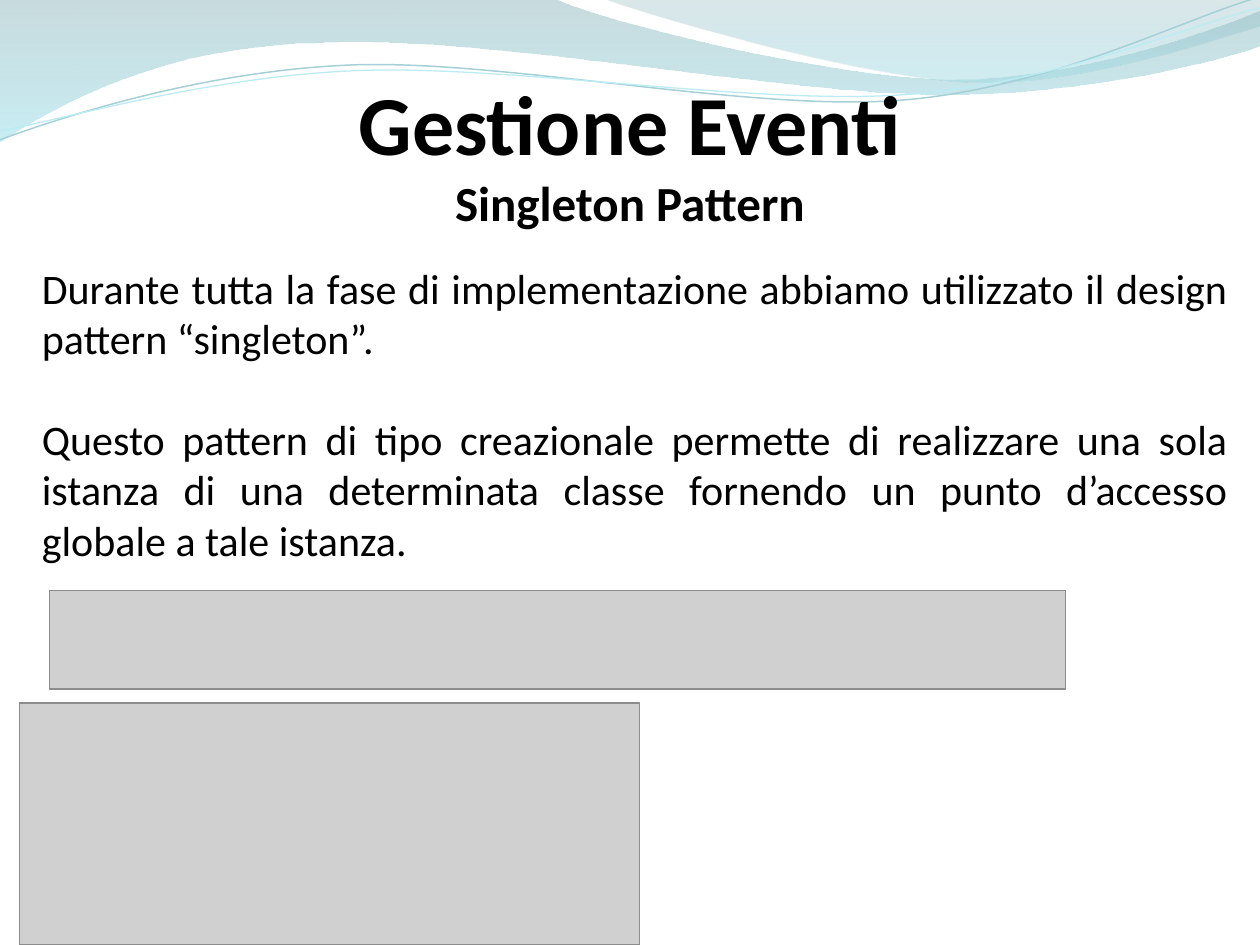
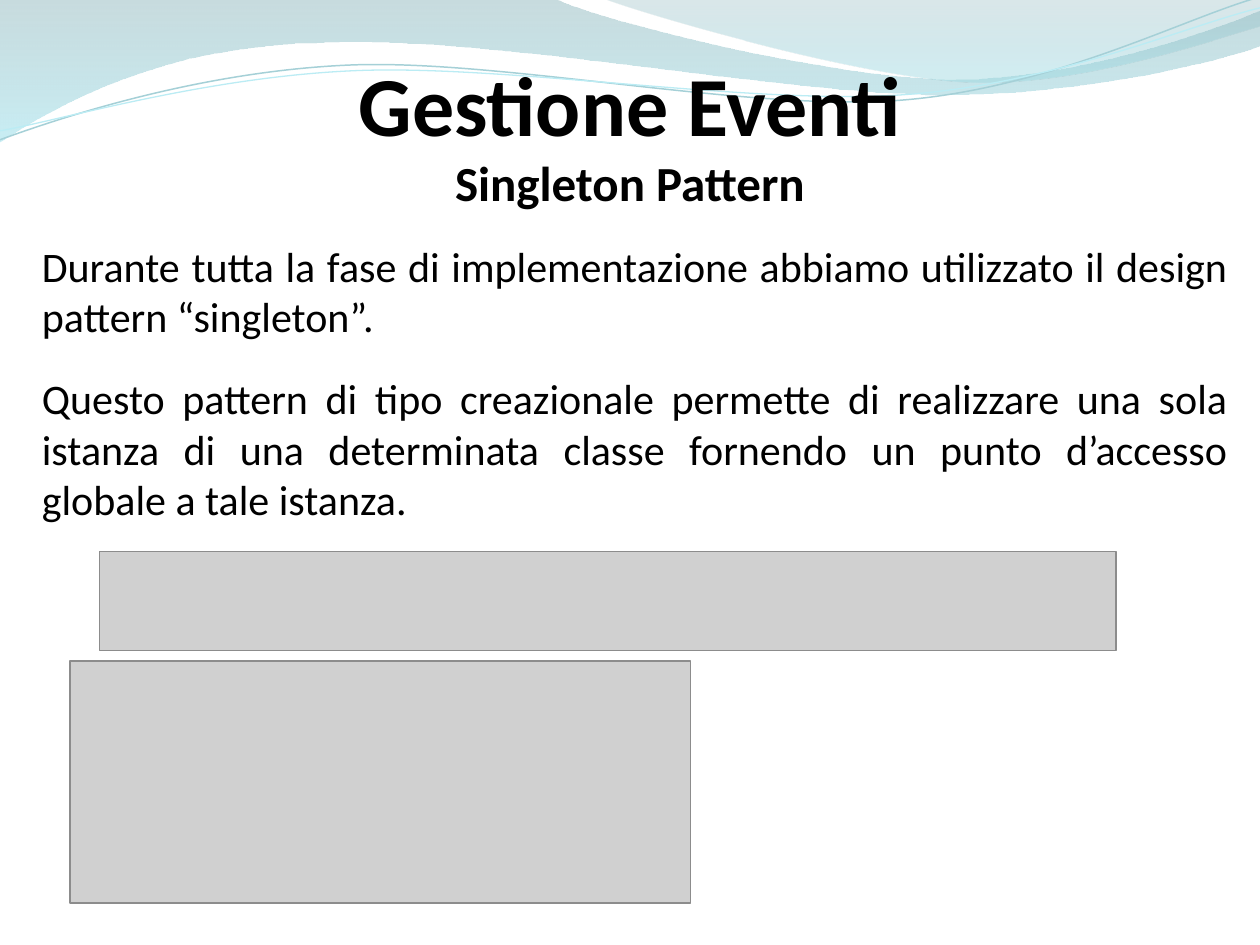
Before and after one commit to ammirate/at-silo, a slide deck: slide 64 of Presentazione/Atsilo2/Atsilo_M_PresentazioneFinale.pptx (slide 52 before the commit). Drawn at 1260x945 pixels with LibreOffice and Linux fonts; fonts in the diff are those of the drawing; grey boxes stand for pictures. Boxes give left, top, right and bottom in pixels: in the first picture for what was removed or moved away, otherwise in the second. Text is boxed around its words. In the diff, an @@ line names an element or a change of style, - is before the commit and + after.

```diff
--- a/Presentazione/Atsilo2/Atsilo_M_PresentazioneFinale.pptx
+++ b/Presentazione/Atsilo2/Atsilo_M_PresentazioneFinale.pptx
@@ text "Gestione Eventi" moved from (x1=359, y1=86, x2=900, y2=230) to (x1=359, y1=66, x2=900, y2=210) @@
@@ text "Durante tutta la fase di ..." rewrapped from (x1=42, y1=274, x2=1227, y2=564) to (x1=42, y1=252, x2=1227, y2=523) @@
@@ picture moved from (x1=49, y1=591, x2=1066, y2=689) to (x1=100, y1=552, x2=1116, y2=650) @@
@@ picture moved from (x1=20, y1=703, x2=640, y2=945) to (x1=71, y1=662, x2=690, y2=903) @@
```
Also in this commit, not shown: 10 other slides changed, 22 slides added, 1 slide removed.
